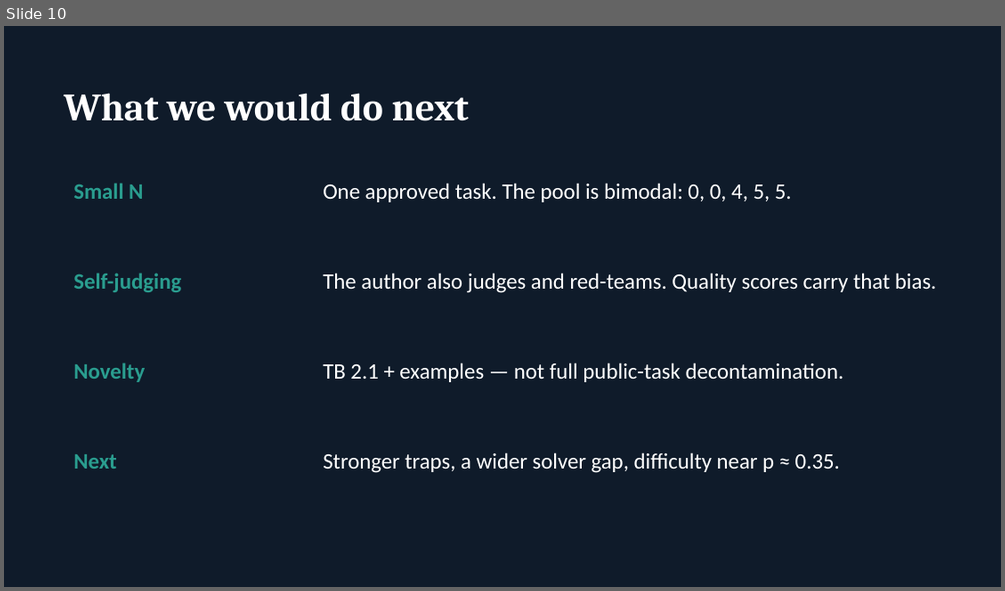
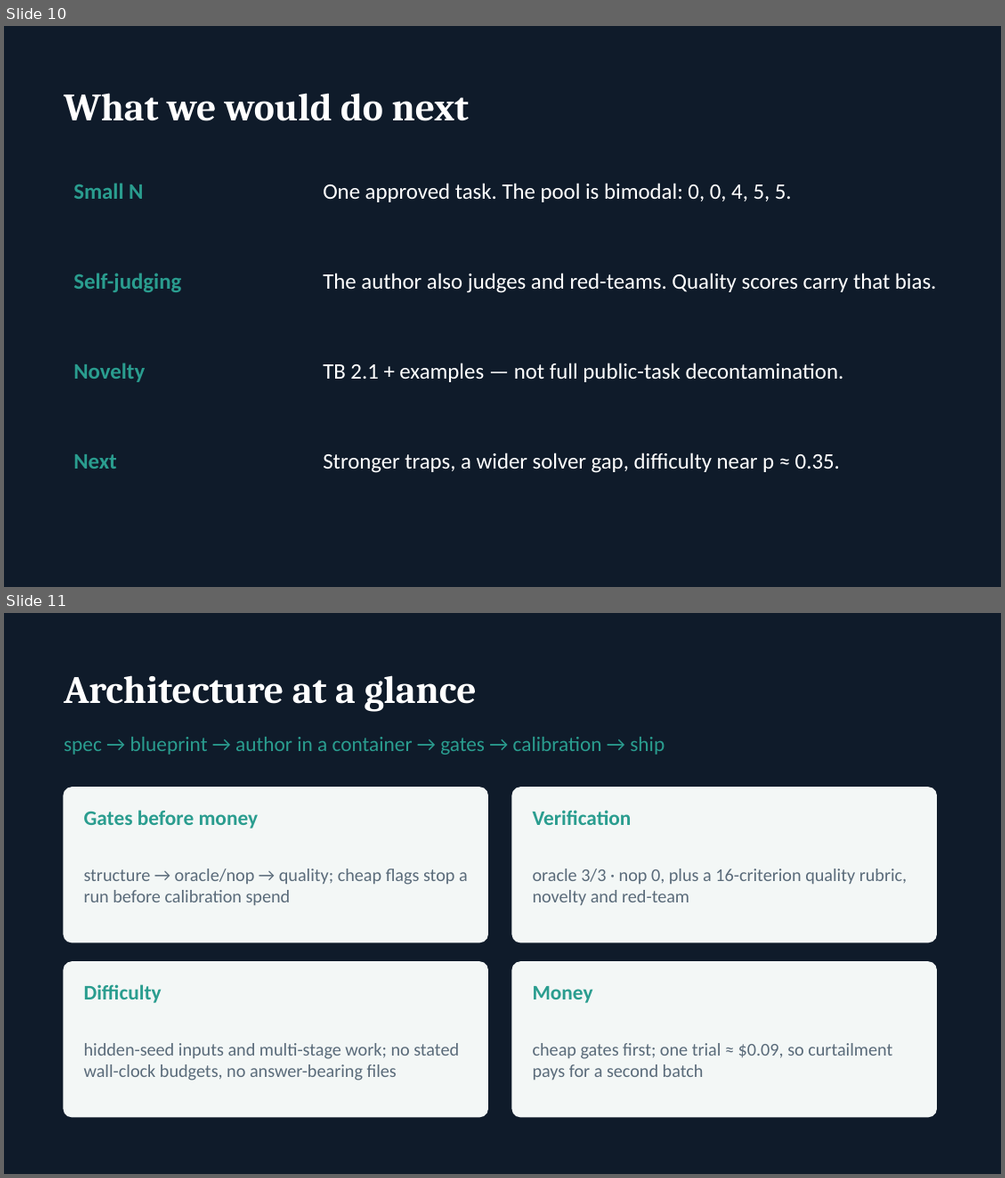
Before and after one commit to zignd/harbor-tbench-worktrial, a slide deck: docs/result/presentation.pptx. Shown one above the other, each under a label of ours: slide 10 before the commit, slides 10 and 11 after it. The pictures are 1005x591 and 1005x1178 pixels, drawn with LibreOffice and Linux fonts; fonts in the diff are those of the drawing. Boxes give left, top, right and bottom in pixels: in the first picture for what was removed or moved away, otherwise in the second. Text is boxed around its words. In the diff, an @@ line names an element or a change of style, - is before the commit and + after.

```diff
--- a/docs/result/presentation.pptx
+++ b/docs/result/presentation.pptx
@@ slide 11 added at <box>4,613,1001,1174</box>, background #0F1B2A @@
@@ text added at <box>64,675,477,712</box>, 28 pt, text #FFFFFF, bold @@
+Architecture at a glance
@@ text added at <box>64,737,664,755</box>, 15 pt, text #2A9D8F @@
+spec → blueprint → author in a container → gates → calibration → ship
@@ rounded rectangle added at <box>64,787,487,942</box>, fill #F3F7F6, outline #F3F7F6 1 pt @@
@@ rounded rectangle added at <box>512,787,936,942</box>, fill #F3F7F6, outline #F3F7F6 1 pt @@
@@ text added at <box>84,810,259,828</box>, 15 pt, text #2A9D8F, bold @@
+Gates before money
@@ text added at <box>533,810,631,825</box>, 15 pt, text #2A9D8F, bold @@
+Verification
@@ text added at <box>84,868,468,905</box>, 13 pt, text #5A6B7A @@
+structure → oracle/nop → quality; cheap flags stop a run before calibration spend
@@ text added at <box>533,868,906,905</box>, 13 pt, text #5A6B7A @@
+oracle 3/3 · nop 0, plus a 16-criterion quality rubric, novelty and red-team
@@ rounded rectangle added at <box>64,962,487,1117</box>, fill #F3F7F6, outline #F3F7F6 1 pt @@
@@ text added at <box>84,984,162,1003</box>, 15 pt, text #2A9D8F, bold @@
+Difficulty
@@ rounded rectangle added at <box>512,962,936,1117</box>, fill #F3F7F6, outline #F3F7F6 1 pt @@
@@ text added at <box>533,986,593,1003</box>, 15 pt, text #2A9D8F, bold @@
+Money
@@ text added at <box>84,1043,459,1080</box>, 13 pt, text #5A6B7A @@
+hidden-seed inputs and multi-stage work; no stated wall-clock budgets, no answer-bearing files
@@ text added at <box>533,1043,892,1079</box>, 13 pt, text #5A6B7A @@
+cheap gates first; one trial ≈ $0.09, so curtailment pays for a second batch
```
Also in this commit, not shown: 1 slide changed, 1 other slide added, 13 other files.
